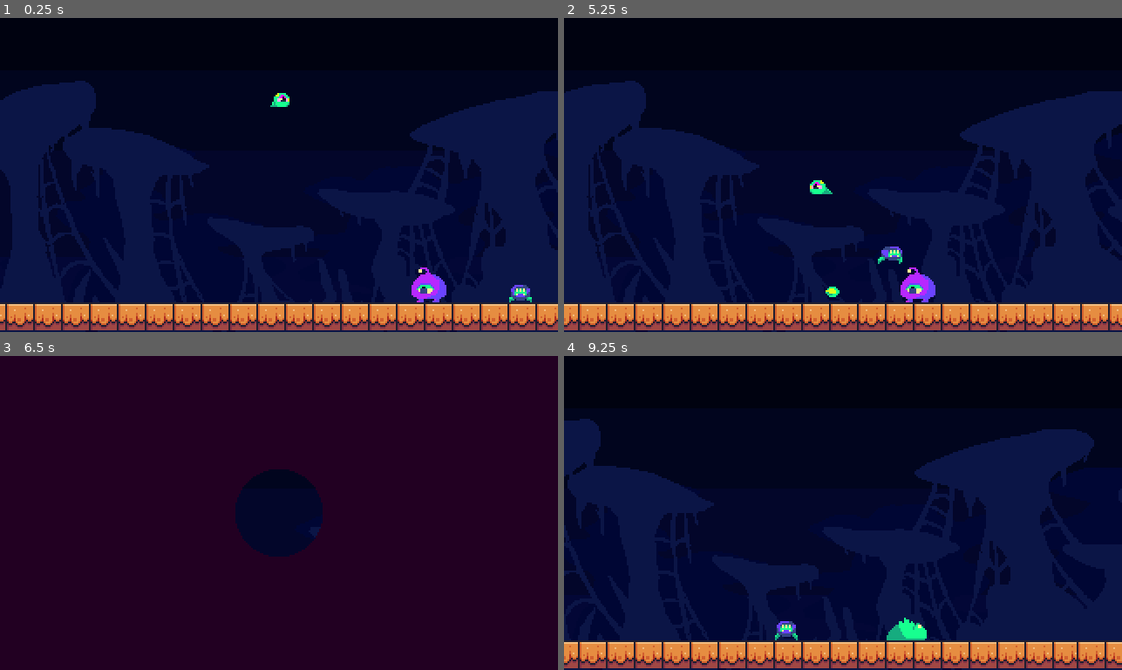
Above: before the commit, frames 1-4 (two rows, left to right).
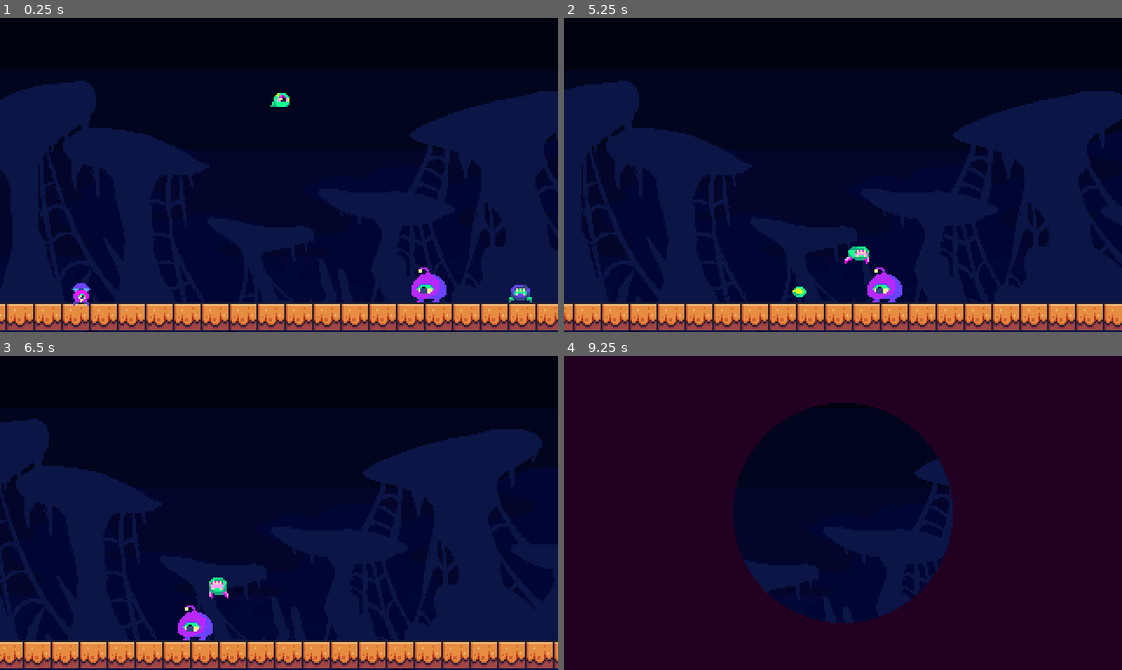
Above: after the commit, the same moments.

Repository: DfindWox/TGD-Wild-Jam-67
Game: Godot game, scene res://Scenes/Levels/level_test.tscn
The game is run twice, just before and just after one commit, with the same random seed, the same clock (stepped at 60 frames per second) and the same inputs.
Inputs (mouse positions are in pixels of both pictures, inside the frame that each line leads up to):
- Up to frame 1 (0.25 s): no input
- Up to frame 2 (5.25 s): move the mouse to (965, 159) at 0.52 s; hold Right (ui_right) 0.53-2.03 s; tap Space (attack) at 0.6, 2.3, 2.85, 4.35 s; tap Up (ui_up) at 0.77, 1.07, 1.52, 1.55, 1.82, 2.1, 3.02, 3.32, 3.77, 3.8, 4.07, 4.52, 4.82 s; tap Z (take_over) at 0.8, 1.35, 3.05, 3.6, 5.1 s; move the mouse to (731, 190) at 1.27 s; move the mouse to (898, 105) at 2.02 s; hold Left (ui_left) 2.03-2.78 s; move the mouse to (815, 237) at 2.77 s; hold Right (ui_right) 2.78-4.28 s; move the mouse to (1010, 222) at 3.52 s; move the mouse to (675, 127) at 4.27 s; hold Left (ui_left) 4.28-5.03 s; move the mouse to (870, 175) at 5.02 s; hold Right (ui_right) from 5.03 s (still down)
- Up to frame 3 (6.5 s): move the mouse to (195, 434) at 5.77 s; release Right (ui_right) at 5.78 s; hold Left (ui_left) from 5.78 s (still down); tap Up (ui_up) at 5.85, 6.02, 6.32 s
- Up to frame 4 (9.25 s): move the mouse to (965, 497) at 6.52 s; tap Space (attack) at 6.6, 8.1, 9.05 s; tap Up (ui_up) at 6.77, 7.07, 7.52, 7.82, 8.3, 9.02 s; move the mouse to (731, 528) at 7.27 s; release Left (ui_left) at 7.28 s; hold Right (ui_right) from 7.28 s (still down); tap Z (take_over) at 7.35, 8.85 s; move the mouse to (898, 443) at 8.02 s; move the mouse to (815, 575) at 8.77 s

The runs differ from the first frame. In frame 1, 0.2% of the frame differs, in the area x 12-17%, y 84-92%; in frame 2, 9.7%; in frame 3, 97%, in the area x 0-100%, y 0-100%; in frame 4, 78%.
Error after the commit: Attempt to call function 'start' in base 'null instance' on a null instance. (res://Actors/shooter.gd:36)

Commit message:
animações jumper e consertos

Diff:
--- a/Actors/jumper.gd
+++ b/Actors/jumper.gd
@@ -1 +1,38 @@
 extends Player
+
+@export var air_move_speed : float = 200
+@export var ground_move_speed : float = 0
+@export var jump_weakening_mod : float = 0.7
+
+@onready var ai_jump_timer : Timer = $AIJumpTimer
+
+func _process(delta):
+	%Sprite2D.flip_h = not is_facing_right
+
+	if is_on_floor():
+		move_speed = ground_move_speed
+	else:
+		move_speed = air_move_speed
+
+func ai_behavior(_delta):
+	if is_on_floor():
+		velocity.x = 0
+	if ai_jump_timer.is_stopped():
+		# jump
+		do_ai_jump()
+
+func do_ai_jump():
+	ai_jump_timer.start()
+	is_facing_right = not is_facing_right
+	velocity.y = - jump_velocity * 0.5
+	velocity.x = air_move_speed * 0.5
+	if not is_facing_right:
+		velocity.x *= -1
+	await get_tree().create_timer(0.6).timeout
+	if has_parasite: return
+	velocity.y = - jump_velocity * 0.2
+
+func adjust_jump_velocity():
+	var factor = pow(jump_weakening_mod, total_jumps-1)
+	velocity.y = - jump_velocity * factor
+	#print(total_jumps, " ", factor, velocity.y)
--- a/Actors/jumper.tscn
+++ b/Actors/jumper.tscn
@@ -1,7 +1,172 @@
-[gd_scene load_steps=3 format=3 uid="uid://bftvfsjlakke2"]
+[gd_scene load_steps=12 format=3 uid="uid://bftvfsjlakke2"]
 
 [ext_resource type="PackedScene" uid="uid://c76psunhjjgmq" path="res://Actors/player.tscn" id="1_gefrd"]
 [ext_resource type="Script" path="res://Actors/jumper.gd" id="2_nb3p1"]
+[ext_resource type="Texture2D" uid="uid://ym3krp55y1vl" path="res://Assets/Images/Inimigo3.png" id="3_3yf60"]
+[ext_resource type="Texture2D" uid="uid://cl040rykrnlcf" path="res://Assets/Images/Inimigo3_parasitado.png" id="4_wuws3"]
+
+[sub_resource type="RectangleShape2D" id="RectangleShape2D_0s7hh"]
+size = Vector2(10, 12)
+
+[sub_resource type="Animation" id="Animation_n57ro"]
+resource_name = "idle"
+loop_mode = 1
+tracks/0/type = "value"
+tracks/0/imported = false
+tracks/0/enabled = true
+tracks/0/path = NodePath("Sprite2D:frame")
+tracks/0/interp = 1
+tracks/0/loop_wrap = true
+tracks/0/keys = {
+"times": PackedFloat32Array(0, 0.4, 0.6, 0.8),
+"transitions": PackedFloat32Array(1, 1, 1, 1),
+"update": 1,
+"values": [0, 1, 0, 1]
+}
+
+[sub_resource type="Animation" id="Animation_v0ldu"]
+resource_name = "move"
+loop_mode = 1
+tracks/0/type = "value"
+tracks/0/imported = false
+tracks/0/enabled = true
+tracks/0/path = NodePath("Sprite2D:frame")
+tracks/0/interp = 1
+tracks/0/loop_wrap = true
+tracks/0/keys = {
+"times": PackedFloat32Array(0, 0.4, 0.6, 0.8),
+"transitions": PackedFloat32Array(1, 1, 1, 1),
+"update": 1,
+"values": [0, 1, 0, 1]
+}
+
+[sub_resource type="Animation" id="Animation_wlaiy"]
+resource_name = "jump"
+tracks/0/type = "value"
+tracks/0/imported = false
+tracks/0/enabled = true
+tracks/0/path = NodePath("Sprite2D:frame")
+tracks/0/interp = 1
+tracks/0/loop_wrap = true
+tracks/0/keys = {
+"times": PackedFloat32Array(0, 0.1, 0.3, 0.6),
+"transitions": PackedFloat32Array(1, 1, 1, 1),
+"update": 1,
+"values": [8, 9, 10, 11]
+}
+tracks/1/type = "method"
+tracks/1/imported = false
+tracks/1/enabled = true
+tracks/1/path = NodePath(".")
+tracks/1/interp = 1
+tracks/1/loop_wrap = true
+tracks/1/keys = {
+"times": PackedFloat32Array(0),
+"transitions": PackedFloat32Array(1),
+"values": [{
+"args": [],
+"method": &"adjust_jump_velocity"
+}]
+}
+
+[sub_resource type="Animation" id="Animation_07kpe"]
+resource_name = "land"
+length = 0.2
+tracks/0/type = "value"
+tracks/0/imported = false
+tracks/0/enabled = true
+tracks/0/path = NodePath("Sprite2D:frame")
+tracks/0/interp = 1
+tracks/0/loop_wrap = true
+tracks/0/keys = {
+"times": PackedFloat32Array(0, 0.1),
+"transitions": PackedFloat32Array(1, 1),
+"update": 1,
+"values": [11, 8]
+}
+tracks/1/type = "method"
+tracks/1/imported = false
+tracks/1/enabled = true
+tracks/1/path = NodePath("AnimationPlayer")
+tracks/1/interp = 1
+tracks/1/loop_wrap = true
+tracks/1/keys = {
+"times": PackedFloat32Array(0.2),
+"transitions": PackedFloat32Array(1),
+"values": [{
+"args": ["idle", -1, 1.0, false],
+"method": &"play"
+}]
+}
+
+[sub_resource type="Animation" id="Animation_r5aca"]
+resource_name = "die"
+tracks/0/type = "value"
+tracks/0/imported = false
+tracks/0/enabled = true
+tracks/0/path = NodePath("Sprite2D:frame")
+tracks/0/interp = 1
+tracks/0/loop_wrap = true
+tracks/0/keys = {
+"times": PackedFloat32Array(0, 0.1, 0.3),
+"transitions": PackedFloat32Array(1, 1, 1),
+"update": 1,
+"values": [8, 15, 16]
+}
+tracks/1/type = "method"
+tracks/1/imported = false
+tracks/1/enabled = true
+tracks/1/path = NodePath(".")
+tracks/1/interp = 1
+tracks/1/loop_wrap = true
+tracks/1/keys = {
+"times": PackedFloat32Array(0),
+"transitions": PackedFloat32Array(1),
+"values": [{
+"args": [],
+"method": &"adjust_jump_velocity"
+}]
+}
+
+[sub_resource type="AnimationLibrary" id="AnimationLibrary_28ntg"]
+_data = {
+"die": SubResource("Animation_r5aca"),
+"idle": SubResource("Animation_n57ro"),
+"jump": SubResource("Animation_wlaiy"),
+"land": SubResource("Animation_07kpe"),
+"move": SubResource("Animation_v0ldu")
+}
 
 [node name="jumper" instance=ExtResource("1_gefrd")]
+collision_layer = 257
+platform_on_leave = 2
 script = ExtResource("2_nb3p1")
+air_move_speed = 100.0
+ground_move_speed = 0.0
+jump_weakening_mod = 0.7
+max_jumps = 5
+gravity = 300.0
+sprite_normal = ExtResource("3_3yf60")
+sprite_has_parasite = ExtResource("4_wuws3")
+
+[node name="CollisionShape2D" parent="." index="0"]
+shape = SubResource("RectangleShape2D_0s7hh")
+
+[node name="Sprite2D" parent="." index="1"]
+scale = Vector2(-1, 1)
+texture = ExtResource("3_3yf60")
+hframes = 6
+vframes = 4
+frame = 16
+
+[node name="AnimationPlayer" type="AnimationPlayer" parent="." index="2"]
+libraries = {
+"": SubResource("AnimationLibrary_28ntg")
+}
+autoplay = "idle"
+
+[node name="AIJumpTimer" type="Timer" parent="." index="3"]
+process_callback = 0
+wait_time = 1.32
+one_shot = true
+autostart = true
--- a/Actors/player.gd
+++ b/Actors/player.gd
@@ -27,8 +27,9 @@
 
 func player_move(_delta): # delta não é usado ainda pois ta incluso em move_and_slide
 	if Input.is_action_just_pressed("ui_up") and total_jumps < max_jumps:
+		total_jumps += 1
 		velocity.y = - jump_velocity
-		total_jumps += 1
+		$AnimationPlayer.stop()
 		$AnimationPlayer.play("jump")
 		AudioManager.play_sfx("jump.wav")
 
--- a/Actors/shooter.gd
+++ b/Actors/shooter.gd
@@ -31,3 +31,7 @@
 	bullet.global_position = global_position
 	bullet.set_direction(is_facing_right)
 	AudioManager.play_sfx("shoot.wav")
+
+func detach_parasite():
+	$attack_timer.start() # nao atirar imediatamente apos sair
+	super()
--- a/Objects/pushable_object.gd
+++ b/Objects/pushable_object.gd
@@ -28,7 +28,7 @@
 		velocity.y = 0
 	# pushing
 	var hor_move : float = 0
-	print("hormove:", hor_move)
+	#print("hormove:", hor_move)
 	if push_area_left_active: hor_move += 1
 	if push_area_right_active: hor_move -= 1
 	hor_move *= push_speed
--- a/Scenes/Levels/level_test.tscn
+++ b/Scenes/Levels/level_test.tscn
@@ -10,6 +10,7 @@
 [ext_resource type="Script" path="res://Objects/Zones/LevelFinishZone.gd" id="8_pck77"]
 [ext_resource type="PackedScene" uid="uid://dy3wv60dua1v5" path="res://Objects/breakable_object.tscn" id="9_63u10"]
 [ext_resource type="PackedScene" uid="uid://vgrhnrppc0xn" path="res://Objects/pushable_object.tscn" id="10_eqxmq"]
+[ext_resource type="PackedScene" uid="uid://bftvfsjlakke2" path="res://Actors/jumper.tscn" id="11_unxy5"]
 
 [sub_resource type="RectangleShape2D" id="RectangleShape2D_qbjpb"]
 
@@ -74,3 +75,6 @@
 
 [node name="PushableObject" parent="." instance=ExtResource("10_eqxmq")]
 position = Vector2(-28, 146)
+
+[node name="jumper" parent="." instance=ExtResource("11_unxy5")]
+position = Vector2(-99, 154)
Not shown: 1 places in Scenes/Levels/level_test.tscn that only renumber resources
